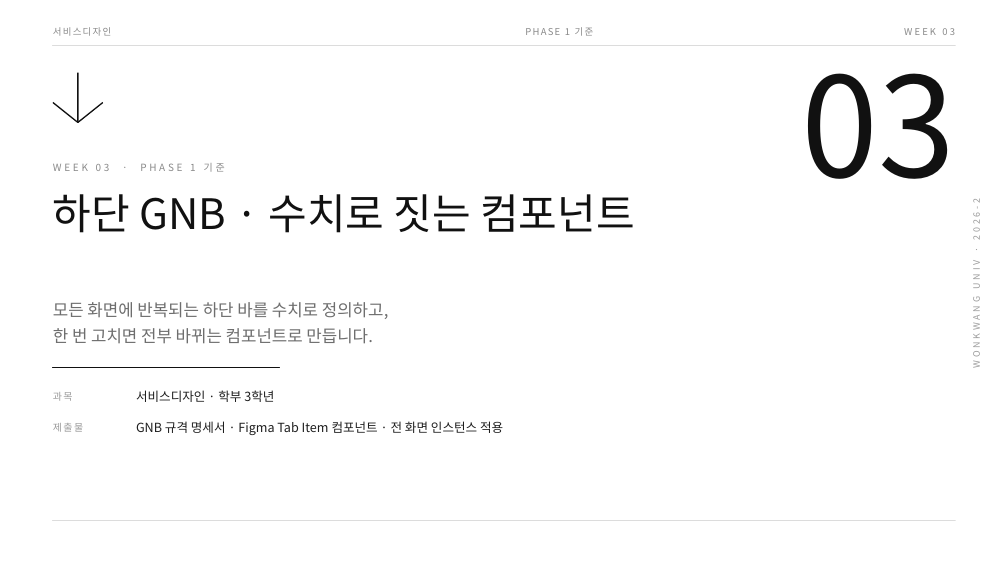
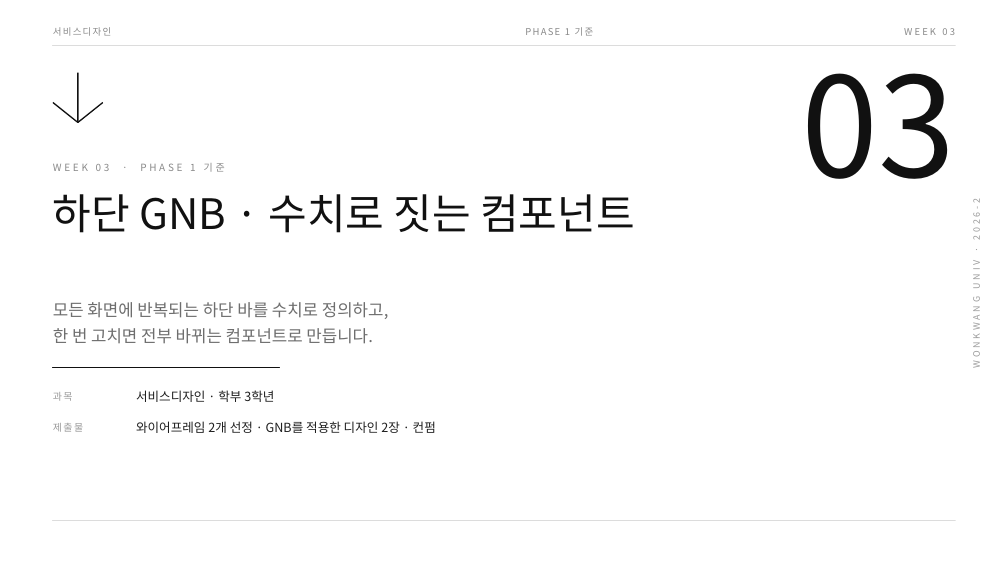
Before and after one commit to design-eng/MIN.D, a slide deck: slide 1 of dist/weeks-2학기/서비스디자인_2학기_03주차_GNB컴포넌트.pptx. Drawn at 1008x567 pixels with LibreOffice and Linux fonts; fonts in the diff are those of the drawing. Boxes give left, top, right and bottom in pixels: in the first picture for what was removed or moved away, otherwise in the second. Text is boxed around its words. In the diff, an @@ line names an element or a change of style, - is before the commit and + after.

```diff
--- a/dist/weeks-2학기/서비스디자인_2학기_03주차_GNB컴포넌트.pptx
+++ b/dist/weeks-2학기/서비스디자인_2학기_03주차_GNB컴포넌트.pptx
@@ text at (x1=136, y1=421, x2=436, y2=433): text changed @@
-GNB 규격 명세서 · Figma Tab Item 컴포넌트 · 전 화면 인스턴스 적용
+와이어프레임 2개 선정 · GNB를 적용한 디자인 2장 · 컨펌
```
Also in this commit, not shown: 10 other slides changed, 2 slides added, 1 slide removed, 6 other files.
